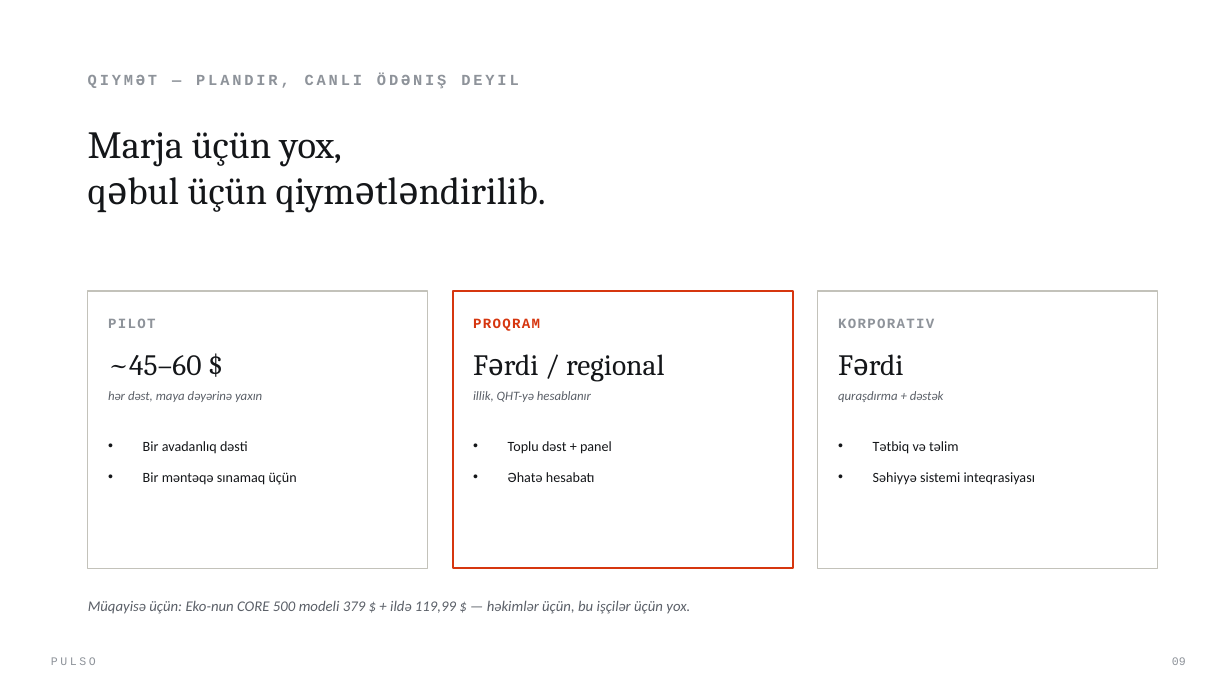
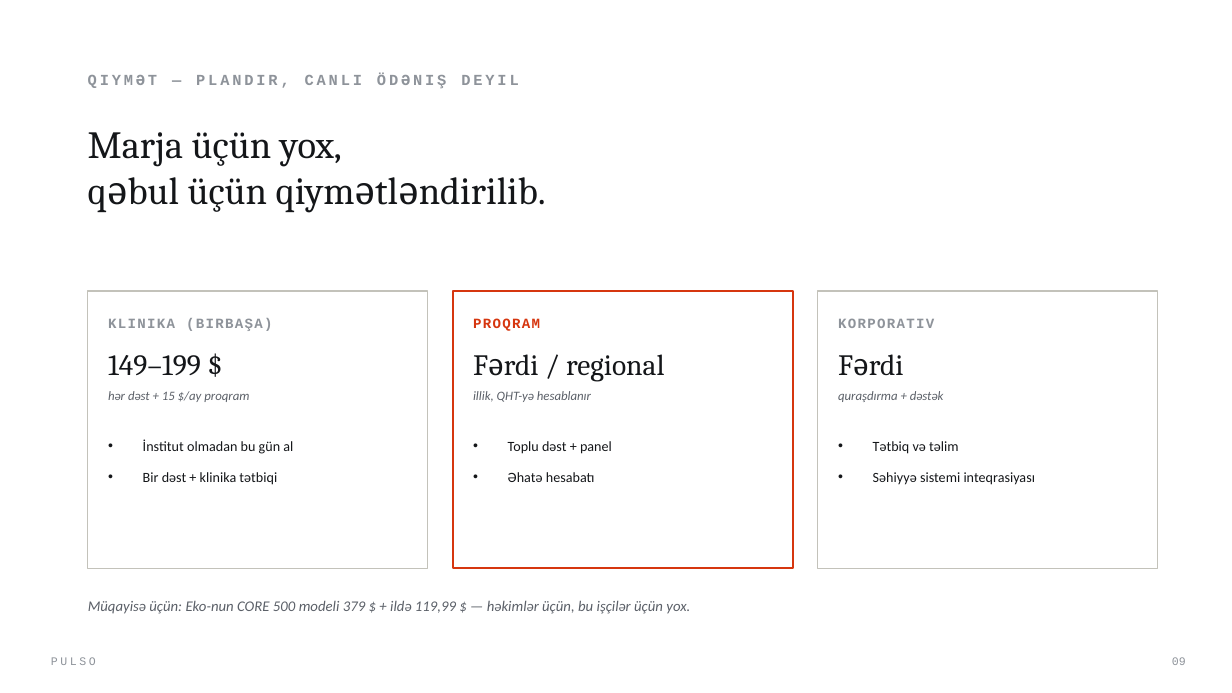
Before and after one commit to Davuddevelop/Pulso, a slide deck: slide 9 of presentation/Pulso_Pitch_Deck_AZ.pptx. Drawn at 1232x693 pixels with LibreOffice and Linux fonts; fonts in the diff are those of the drawing; background and template pictures are left out. Boxes give left, top, right and bottom in pixels: in the first picture for what was removed or moved away, otherwise in the second. Text is boxed around its words. In the diff, an @@ line names an element or a change of style, - is before the commit and + after.

```diff
--- a/presentation/Pulso_Pitch_Deck_AZ.pptx
+++ b/presentation/Pulso_Pitch_Deck_AZ.pptx
@@ text at <box>108,318,273,331</box>: text changed @@
-PILOT
+KLINIKA (BIRBAŞA)
@@ text at <box>108,355,201,375</box>: text changed @@
-~45–60 $
+149–199 $
@@ text at <box>108,391,249,402</box>: text changed @@
-hər dəst, maya dəyərinə yaxın
+hər dəst + 15 $/ay proqram
@@ text at <box>143,439,293,485</box>: text changed @@
-• Bir avadanlıq dəsti
-• Bir məntəqə sınamaq üçün
+• İnstitut olmadan bu gün al
+• Bir dəst + klinika tətbiqi
```
Also in this commit, not shown: 2 other slides changed, 1 other file.
